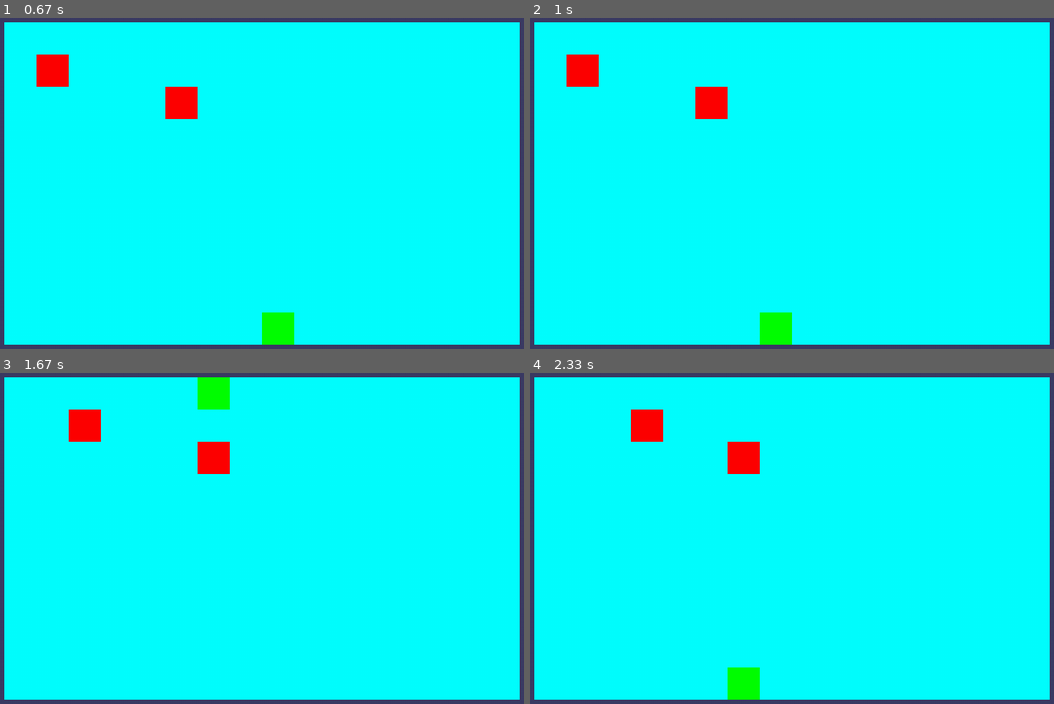
Above: before the commit, frames 1-4 (two rows, left to right).
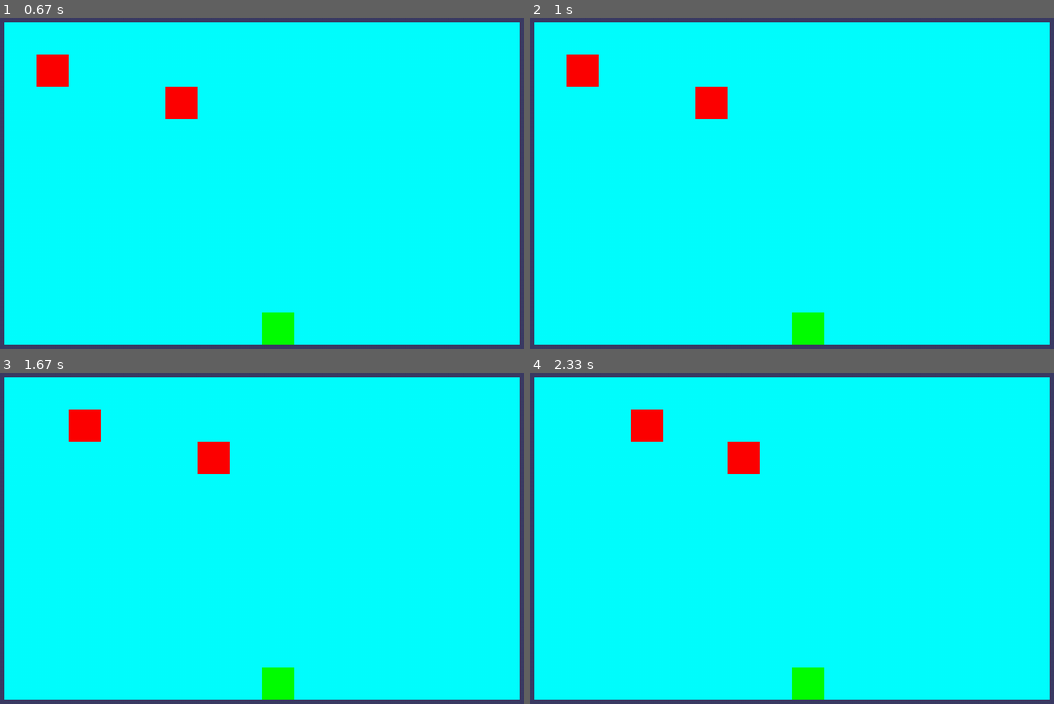
Above: after the commit, the same moments.

Repository: drinkincode/pygame-stream
Game: pygame game, started from main.py
Same seed, same stepped clock (60 frames per second), same inputs: the game is played once before the commit and once after it.
Inputs:
- Up to frame 1 (0.67 s): tap Enter at 0.33 s
- Up to frame 2 (1 s): hold Left from 0.67 s (still down)
- Up to frame 3 (1.67 s): release Left at 1.2 s; hold Down 1.23-1.53 s; hold Left from 1.57 s (still down)
- Up to frame 4 (2.33 s): release Left at 1.97 s; hold Up from 2 s (still down)

Frame 1 is identical in both runs. In frame 2, 1.2% of the frame differs, in the area x 43-57%, y 88-99%; in frame 3, 1.2%; in frame 4, 1.2%.

Commit message:
player directional movement, event handler creation

Diff:
--- a/actors/playerActor.py
+++ b/actors/playerActor.py
@@ -4,7 +4,8 @@
         super().__init__(playerName, playerStatsList, playerAttackList, x, y)
         self.direction = initDir
 
-    def isMove(self, direction)->bool:
+    def isDirection(self, direction)->bool:
         if self.direction == direction:
             return True
+        self.direction = direction
         return False
--- a/events/eventHandler.py
+++ b/events/eventHandler.py
@@ -1,15 +1,13 @@
 from board.boardHandler import BoardHandler
-from actors.actor import Actor
+from actors.playerActor import PlayerActor
 import pygame.event, sys
 from pygame.locals import *
 
 class EventHandler():
-    def __init__(self, player: Actor, boardHandler: BoardHandler):
+    def __init__(self, player: PlayerActor, boardHandler: BoardHandler):
         self.player = player
         self.boardHandler = boardHandler
         self.eventQueue = []
-
-
 
     def event(self, eventQueue: list, updatesList: list):
         for event in eventQueue: # event handling loop
@@ -22,26 +20,31 @@
                 sys.exit()
 
             elif event.type == KEYDOWN:
+                newX, newY = self.keyDown(event, newX, newY)
 
-                # left
-                if (event.key == K_LEFT or event.key == K_a):
-                    newX -= 1
-                # right
-                elif (event.key == K_RIGHT or event.key == K_a):
-                    if newX < self.boardHandler.boardWidth - 1:
-                        newX += 1
-                    else:
-                        newX = 0
-                # up
-                elif (event.key == K_UP or event.key == K_a):
-                    newY -= 1
-                # down
-                elif (event.key == K_DOWN or event.key == K_a):
-                    if newY < self.boardHandler.boardHeight - 1:
-                        newY += 1
-                    else:
-                        newY = 0
 
             updatesList.append([self.player, newX, newY])
 
         return updatesList
+
+
+    def keyDown(self, event: pygame.event, newX, newY):
+        # left
+        if ((event.key == K_LEFT or event.key == K_a) and self.player.isDirection(K_LEFT)):
+            newX -= 1
+        # right
+        elif ((event.key == K_RIGHT or event.key == K_a) and self.player.isDirection(K_RIGHT)):
+            if newX < self.boardHandler.boardWidth - 1:
+                newX += 1
+            else:
+                newX = 0
+        # up
+        elif ((event.key == K_UP or event.key == K_a) and self.player.isDirection(K_UP)):
+            newY -= 1
+        # down
+        elif ((event.key == K_DOWN or event.key == K_a) and self.player.isDirection(K_DOWN)):
+            if newY < self.boardHandler.boardHeight - 1:
+                newY += 1
+            else:
+                newY = 0
+        return newX, newY
--- a/main.py
+++ b/main.py
@@ -196,7 +196,7 @@
     x = playerActorsDict['xPos']
     y = playerActorsDict['yPos']
     y = playerActorsDict['yPos']
-    playerDir = UP
+    playerDir = K_UP
 
     newActor = PlayerActor(playerDir, playerName, playerStatsList, playerAttackList, x, y)
 
